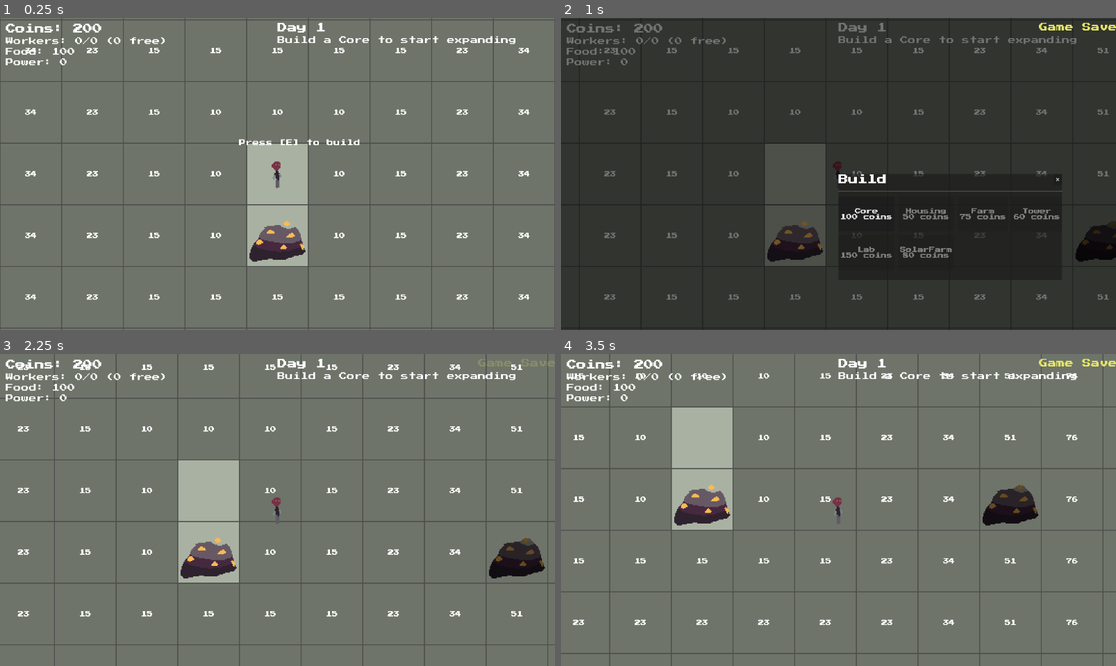
Above: before the commit, frames 1-4 (two rows, left to right).
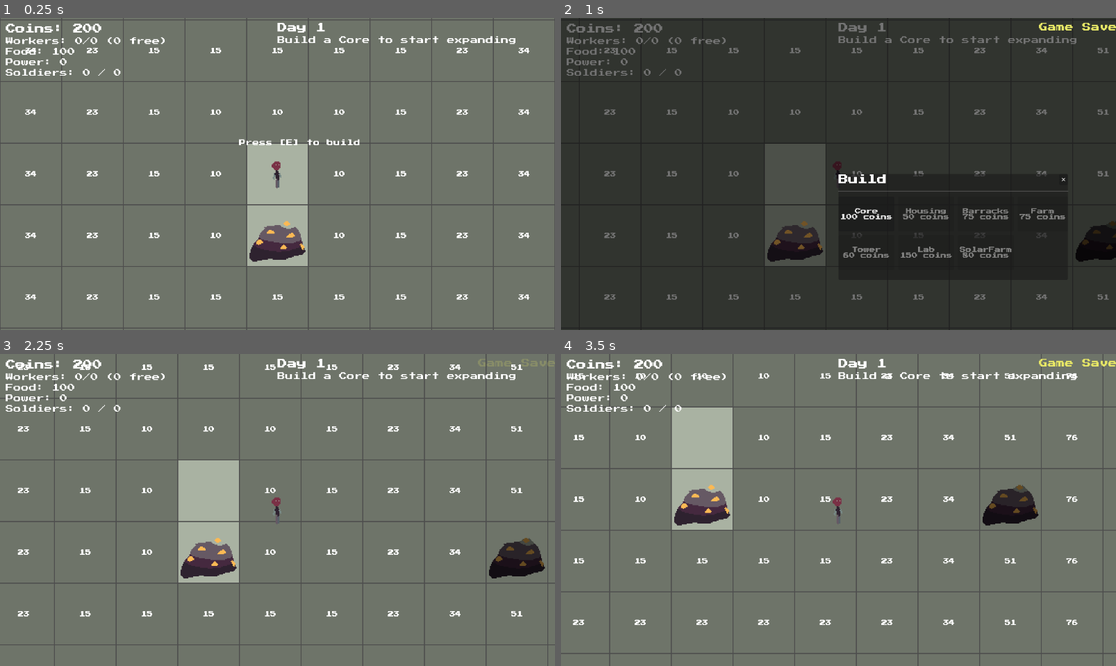
Above: after the commit, the same moments.

Repository: alecray/base-defense-game
Game: Godot game, scene res://scenes/main.tscn
Same seed, same stepped clock (60 frames per second), same inputs: the game is played once before the commit and once after it.
Inputs (mouse positions are in pixels of both pictures, inside the frame that each line leads up to):
- Up to frame 1 (0.25 s): no input
- Up to frame 2 (1 s): tap E at 0.5, 0.8 s; move the mouse to (960, 158) at 0.52 s; hold D from 0.53 s (still down); tap Z at 0.6 s; click (960, 158) at 0.67 s
- Up to frame 3 (2.25 s): release D at 1.25 s; click "✕" at 1.25 s; tap Space at 2 s; move the mouse to (166, 525) at 2.02 s; hold S from 2.03 s (still down); tap E at 2.1 s; click (166, 525) at 2.17 s
- Up to frame 4 (3.5 s): tap Z at 2.3, 2.85 s; move the mouse to (894, 441) at 2.77 s; release S at 2.78 s; hold D from 2.78 s (still down); click (894, 441) at 2.92 s; tap E at 3.05 s

The runs differ from the first frame. In frame 1, 0.2% of the frame differs, in the area x 1-22%, y 16-19%; in frame 2, 0.9%, in the area x 1-92%, y 16-77%; in frame 3, 0.2%; in frame 4, 0.2%.
Error before the commit: Invalid call. Nonexistent function 'is_fortified (via call)' in base 'Node2D (gold_mine.gd)'. (res://scripts/tile_grid.gd:266)
Error after the commit: Invalid call. Nonexistent function 'is_fortified (via call)' in base 'Node2D (gold_mine.gd)'. (res://scripts/tile_grid.gd:269)

Commit message:
Add Barracks building with soldier buy system. Soldiers have a cap set by Barracks count (5 per Barracks, 30 coins each); cap and count shown in HUD. Soldiers and building counts saved/loaded.
Co-Authored-By: Claude Sonnet 4.6 <noreply@anthropic.com>

Diff:
--- /dev/null
+++ b/prefabs/barracks.tscn
@@ -0,0 +1,15 @@
+[gd_scene format=4 uid="uid://dbarracks0001"]
+
+[ext_resource type="Script" path="res://scripts/barracks.gd" id="1_barracks"]
+
+[sub_resource type="SpriteFrames" id="SpriteFrames_barracks"]
+animations = [{
+"frames": [],
+"loop": true,
+"name": &"Idle",
+"speed": 1.0
+}]
+
+[node name="Barracks" type="AnimatedSprite2D"]
+sprite_frames = SubResource("SpriteFrames_barracks")
+script = ExtResource("1_barracks")
--- /dev/null
+++ b/scenes/barracks_ui.tscn
@@ -0,0 +1,6 @@
+[gd_scene format=4 uid="uid://dbarracksui01"]
+
+[ext_resource type="Script" path="res://scripts/barracks_ui.gd" id="1_barrui"]
+
+[node name="BarracksUI" type="CanvasLayer"]
+script = ExtResource("1_barrui")
--- a/scenes/main.tscn
+++ b/scenes/main.tscn
@@ -14,6 +14,7 @@
 [ext_resource type="PackedScene" path="res://scenes/dev_menu.tscn" id="7_devmenu"]
 [ext_resource type="Script" path="res://scripts/day_night_cycle.gd" id="13_daycycle"]
 [ext_resource type="PackedScene" path="res://scenes/lab_ui.tscn" id="14_labui"]
+[ext_resource type="PackedScene" path="res://scenes/barracks_ui.tscn" id="15_barrui"]
 
 [node name="Main" type="Node2D"]
 y_sort_enabled = true
@@ -35,6 +36,8 @@
 
 [node name="LabUI" parent="." instance=ExtResource("14_labui")]
 
+[node name="BarracksUI" parent="." instance=ExtResource("15_barrui")]
+
 [node name="DevMenu" parent="." instance=ExtResource("7_devmenu")]
 
 [node name="HUD" parent="." instance=ExtResource("4_hud")]
--- /dev/null
+++ b/scripts/barracks.gd
@@ -0,0 +1,6 @@
+extends "res://scripts/building_base.gd"
+
+func _ready() -> void:
+	max_hp = CONSTANTS.BARRACKS_MAX_HP
+	super._ready()
+	play("Idle")
--- /dev/null
+++ b/scripts/barracks_ui.gd
@@ -0,0 +1,142 @@
+extends CanvasLayer
+
+var _building: Node = null
+var _soldiers_label: Label
+var _buy_btn: Button
+var _fortify_btn: Button
+var _ui_root: Control
+
+func _ready() -> void:
+	add_to_group("barracks_ui")
+	process_mode = Node.PROCESS_MODE_ALWAYS
+	layer = 10
+	visible = false
+	_build_ui()
+	GameState.soldiers_changed.connect(_on_soldiers_changed)
+
+func _build_ui() -> void:
+	var root: Control = Control.new()
+	root.set_anchors_and_offsets_preset(Control.PRESET_FULL_RECT)
+	add_child(root)
+	_ui_root = root
+
+	var overlay: ColorRect = ColorRect.new()
+	overlay.color = Color(0.0, 0.0, 0.0, 0.55)
+	overlay.set_anchors_and_offsets_preset(Control.PRESET_FULL_RECT)
+	overlay.gui_input.connect(_on_overlay_input)
+	overlay.mouse_filter = Control.MOUSE_FILTER_STOP
+	root.add_child(overlay)
+
+	var panel: PanelContainer = PanelContainer.new()
+	panel.set_anchors_and_offsets_preset(Control.PRESET_CENTER)
+	panel.custom_minimum_size = Vector2(300.0, 210.0)
+	root.add_child(panel)
+
+	var vbox: VBoxContainer = VBoxContainer.new()
+	vbox.add_theme_constant_override("separation", 8)
+	panel.add_child(vbox)
+
+	var title_row: HBoxContainer = HBoxContainer.new()
+	vbox.add_child(title_row)
+
+	var title: Label = Label.new()
+	title.text = "Barracks"
+	title.size_flags_horizontal = Control.SIZE_EXPAND_FILL
+	title.add_theme_font_size_override("font_size", 20)
+	title_row.add_child(title)
+
+	var close_btn: Button = Button.new()
+	close_btn.text = "X"
+	close_btn.pressed.connect(_close)
+	title_row.add_child(close_btn)
+
+	var sep: HSeparator = HSeparator.new()
+	vbox.add_child(sep)
+
+	_soldiers_label = Label.new()
+	_soldiers_label.add_theme_font_size_override("font_size", 15)
+	_soldiers_label.add_theme_color_override("font_color", Color(0.9, 0.8, 0.6))
+	vbox.add_child(_soldiers_label)
+
+	var sep2: HSeparator = HSeparator.new()
+	vbox.add_child(sep2)
+
+	_buy_btn = Button.new()
+	_buy_btn.custom_minimum_size = Vector2(0.0, 48.0)
+	_buy_btn.pressed.connect(_on_buy_soldier)
+	vbox.add_child(_buy_btn)
+
+	var sep3: HSeparator = HSeparator.new()
+	vbox.add_child(sep3)
+
+	_fortify_btn = Button.new()
+	_fortify_btn.custom_minimum_size = Vector2(0.0, 40.0)
+	_fortify_btn.pressed.connect(_on_fortify)
+	vbox.add_child(_fortify_btn)
+
+func open_for_barracks(building_node: Node) -> void:
+	_building = building_node
+	_refresh()
+	visible = true
+
+func _refresh() -> void:
+	if _building == null:
+		return
+	var cap: int = GameState.get_soldier_cap()
+	_soldiers_label.text = "Soldiers: %d / %d  (+%d cap per Barracks)" % [GameState.soldiers, cap, CONSTANTS.BARRACKS_SOLDIER_BONUS]
+	_buy_btn.text = "Buy Soldier  (%d coins)" % CONSTANTS.SOLDIER_COST
+	_buy_btn.disabled = GameState.soldiers >= cap or GameState.coins < CONSTANTS.SOLDIER_COST
+	if bool(_building.call("is_fortified")):
+		_fortify_btn.text = "Fortified  (Shield: %d / %d)" % [int(_building.call("get_shield_hp")), CONSTANTS.SHIELD_MAX_HP]
+		_fortify_btn.disabled = true
+	else:
+		_fortify_btn.text = "Fortify  (%d coins)" % CONSTANTS.FORTIFY_COST
+		_fortify_btn.disabled = GameState.coins < CONSTANTS.FORTIFY_COST
+
+func _close() -> void:
+	visible = false
+	_building = null
+
+func _on_overlay_input(event: InputEvent) -> void:
+	if event is InputEventMouseButton and (event as InputEventMouseButton).pressed:
+		_close()
+
+func _on_buy_soldier() -> void:
+	if not GameState.buy_soldier():
+		var msg: String = "Soldier cap reached!" if GameState.coins >= CONSTANTS.SOLDIER_COST else "Not enough coins!"
+		_show_error(msg)
+		return
+	_refresh()
+
+func _on_fortify() -> void:
+	if _building == null:
+		return
+	if not bool(_building.call("fortify")):
+		_show_error("Not enough coins!")
+		return
+	_refresh()
+
+func _on_soldiers_changed(_count: int, _cap: int) -> void:
+	if visible:
+		_refresh()
+
+func _show_error(text: String) -> void:
+	var label: Label = Label.new()
+	label.text = text
+	label.add_theme_color_override("font_color", Color(1.0, 0.3, 0.3))
+	label.add_theme_font_size_override("font_size", 16)
+	label.set_anchors_preset(Control.PRESET_CENTER)
+	label.offset_top = 100.0
+	label.horizontal_alignment = HORIZONTAL_ALIGNMENT_CENTER
+	_ui_root.add_child(label)
+	var tween: Tween = create_tween()
+	tween.tween_property(label, "modulate:a", 0.0, 1.5).set_delay(0.5)
+	tween.tween_callback(label.queue_free)
+
+func _unhandled_input(event: InputEvent) -> void:
+	if not visible:
+		return
+	if event is InputEventKey:
+		var key_event: InputEventKey = event as InputEventKey
+		if key_event.pressed and not key_event.echo and key_event.physical_keycode == KEY_ESCAPE:
+			_close()
--- a/scripts/constants.gd
+++ b/scripts/constants.gd
@@ -9,6 +9,7 @@
 const BUILDING_COSTS: Dictionary = {
 	"Core": 100,
 	"Housing": 50,
+	"Barracks": 75,
 	"Farm": 75,
 	"Tower": 60,
 	"Lab": 150,
@@ -17,6 +18,11 @@
 
 ## Housing
 const HOUSING_WORKER_BONUS: int = 5
+
+## Barracks
+const BARRACKS_MAX_HP: int = 150
+const BARRACKS_SOLDIER_BONUS: int = 5
+const SOLDIER_COST: int = 30
 
 ## Building HP
 const CORE_MAX_HP: int = 500
--- a/scripts/game_state.gd
+++ b/scripts/game_state.gd
@@ -11,12 +11,14 @@
 var assigned_workers: int = 0
 var food: int = CONSTANTS.STARTING_FOOD
 var power: int = CONSTANTS.STARTING_POWER
+var soldiers: int = 0
 
 signal coins_changed(new_amount: int)
 signal building_placed(building_name: String)
 signal workers_changed(count: int, cap: int, free: int)
 signal food_changed(new_amount: int)
 signal power_changed(new_amount: int)
+signal soldiers_changed(count: int, cap: int)
 signal game_reset
 signal game_over
 signal research_completed(upgrade_id: String)
@@ -73,11 +75,25 @@
 func get_worker_cap() -> int:
 	return get_building_count("Housing") * CONSTANTS.HOUSING_WORKER_BONUS
 
+func get_soldier_cap() -> int:
+	return get_building_count("Barracks") * CONSTANTS.BARRACKS_SOLDIER_BONUS
+
+func buy_soldier() -> bool:
+	if soldiers >= get_soldier_cap():
+		return false
+	if not spend_coins(CONSTANTS.SOLDIER_COST):
+		return false
+	soldiers += 1
+	soldiers_changed.emit(soldiers, get_soldier_cap())
+	return true
+
 func record_building_placed(building_name: String) -> void:
 	building_counts[building_name] = building_counts.get(building_name, 0) + 1
 	building_placed.emit(building_name)
 	if building_name == "Housing":
 		workers_changed.emit(worker_count, get_worker_cap(), get_free_workers())
+	if building_name == "Barracks":
+		soldiers_changed.emit(soldiers, get_soldier_cap())
 
 func record_worker_hired() -> void:
 	worker_count += 1
@@ -104,6 +120,9 @@
 		building_counts[building_name] = count - 1
 	if building_name == "Housing":
 		workers_changed.emit(worker_count, get_worker_cap(), get_free_workers())
+	if building_name == "Barracks":
+		soldiers = mini(soldiers, get_soldier_cap())
+		soldiers_changed.emit(soldiers, get_soldier_cap())
 
 func start_research(upgrade_id: String) -> void:
 	lab_research_id = upgrade_id
@@ -149,8 +168,10 @@
 	lab_research_progress = 0.0
 	lab_upgrade_levels = {}
 	power = CONSTANTS.STARTING_POWER
+	soldiers = 0
 	game_reset.emit()
 	coins_changed.emit(coins)
 	food_changed.emit(food)
 	power_changed.emit(power)
+	soldiers_changed.emit(soldiers, get_soldier_cap())
 	workers_changed.emit(worker_count, get_worker_cap(), get_free_workers())
--- a/scripts/hud.gd
+++ b/scripts/hud.gd
@@ -6,6 +6,7 @@
 var _workers_label: Label
 var _food_label: Label
 var _power_label: Label
+var _soldiers_label: Label
 var _day_label: Label
 var _game_over_root: Control = null
 
@@ -36,6 +37,13 @@
 	_power_label.position = Vector2(12.0, 84.0)
 	add_child(_power_label)
 	GameState.power_changed.connect(_on_power_changed)
+
+	_soldiers_label = Label.new()
+	_soldiers_label.add_theme_font_size_override("font_size", 16)
+	_soldiers_label.text = "Soldiers: 0 / 0"
+	_soldiers_label.position = Vector2(12.0, 106.0)
+	add_child(_soldiers_label)
+	GameState.soldiers_changed.connect(_on_soldiers_changed)
 
 	_day_label = Label.new()
 	_day_label.add_theme_font_size_override("font_size", 20)
@@ -77,12 +85,16 @@
 func _on_power_changed(new_amount: int) -> void:
 	_power_label.text = "Power: %d" % new_amount
 
+func _on_soldiers_changed(count: int, cap: int) -> void:
+	_soldiers_label.text = "Soldiers: %d / %d" % [count, cap]
+
 func _on_day_changed(day: int) -> void:
 	_day_label.text = "Day %d" % day
 
 func _on_game_reset() -> void:
 	_day_label.text = "Day 1"
 	_power_label.text = "Power: 0"
+	_soldiers_label.text = "Soldiers: 0 / 0"
 	_core_prompt.visible = true
 	if _game_over_root != null:
 		_game_over_root.queue_free()
--- a/scripts/player.gd
+++ b/scripts/player.gd
@@ -41,7 +41,7 @@
 	var unlocked: bool = area.get_meta("tile_unlocked")
 	var has_building: bool = area.get_meta("tile_has_building")
 	var building_name: String = area.get_meta("tile_building") if area.has_meta("tile_building") else ""
-	if unlocked and has_building and building_name != "Core" and building_name != "Farm" and building_name != "Tower" and building_name != "Housing" and building_name != "GoldMine" and building_name != "Lab":
+	if unlocked and has_building and building_name != "Core" and building_name != "Farm" and building_name != "Tower" and building_name != "Housing" and building_name != "GoldMine" and building_name != "Lab" and building_name != "Barracks":
 		return false
 	if not unlocked:
 		if GameState.get_building_count("Core") == 0:
@@ -50,7 +50,7 @@
 		var grid_node: Node = get_tree().get_first_node_in_group("tile_grid")
 		var cost: int = int(grid_node.call("get_tile_cost", gp)) if grid_node != null else 0
 		_purchase_prompt.text = "Press [E] to purchase (%d coins)" % cost
-	elif building_name == "Core" or building_name == "Farm" or building_name == "Tower" or building_name == "Housing" or building_name == "GoldMine" or building_name == "Lab":
+	elif building_name == "Core" or building_name == "Farm" or building_name == "Tower" or building_name == "Housing" or building_name == "GoldMine" or building_name == "Lab" or building_name == "Barracks":
 		var display_name: String = "Gold Mine" if building_name == "GoldMine" else building_name
 		_purchase_prompt.text = "[E] to manage %s" % display_name
 	else:
@@ -74,7 +74,7 @@
 	var unlocked: bool = area.get_meta("tile_unlocked")
 	var has_building: bool = area.get_meta("tile_has_building")
 	var building_name: String = area.get_meta("tile_building") if area.has_meta("tile_building") else ""
-	if unlocked and has_building and building_name != "Core" and building_name != "Farm" and building_name != "Tower" and building_name != "Housing" and building_name != "GoldMine" and building_name != "Lab":
+	if unlocked and has_building and building_name != "Core" and building_name != "Farm" and building_name != "Tower" and building_name != "Housing" and building_name != "GoldMine" and building_name != "Lab" and building_name != "Barracks":
 		return false
 	var gp: Vector2i = area.get_meta("tile_gp")
 	if not unlocked:
@@ -127,6 +127,12 @@
 		if lab_ui != null and building_node != null:
 			lab_ui.call("open_for_lab", gp, building_node)
 		return true
+	elif building_name == "Barracks":
+		var barracks_ui: Node = get_tree().get_first_node_in_group("barracks_ui")
+		var building_node: Node = area.get_meta("tile_building_node") if area.has_meta("tile_building_node") else null
+		if barracks_ui != null and building_node != null:
+			barracks_ui.call("open_for_barracks", building_node)
+		return true
 	else:
 		var shop: Node = get_tree().get_first_node_in_group("shop_ui")
 		if shop != null:
--- a/scripts/save_manager.gd
+++ b/scripts/save_manager.gd
@@ -38,6 +38,7 @@
 	var cycle: Node = get_tree().get_first_node_in_group("day_night_cycle")
 	data["day"] = cycle.call("get_day") if cycle != null else 1
 	data["power"] = GameState.power
+	data["soldiers"] = GameState.soldiers
 	data["lab_research_id"] = GameState.lab_research_id
 	data["lab_research_progress"] = GameState.lab_research_progress
 	data["lab_upgrade_levels"] = GameState.lab_upgrade_levels.duplicate()
@@ -86,6 +87,7 @@
 		cycle.call("set_day", int(data.get("day", 1)))
 
 	GameState.power = int(data.get("power", 0))
+	GameState.soldiers = int(data.get("soldiers", 0))
 	GameState.lab_research_id = str(data.get("lab_research_id", ""))
 	GameState.lab_research_progress = float(data.get("lab_research_progress", 0.0))
 	GameState.lab_upgrade_levels = (data.get("lab_upgrade_levels", {}) as Dictionary).duplicate()
@@ -98,6 +100,7 @@
 	GameState.coins_changed.emit(GameState.coins)
 	GameState.food_changed.emit(GameState.food)
 	GameState.power_changed.emit(GameState.power)
+	GameState.soldiers_changed.emit(GameState.soldiers, GameState.get_soldier_cap())
 	GameState.workers_changed.emit(GameState.worker_count, GameState.get_worker_cap(), GameState.get_free_workers())
 	if GameState.get_building_count("Core") > 0:
 		GameState.building_placed.emit("Core")
--- a/scripts/tile_grid.gd
+++ b/scripts/tile_grid.gd
@@ -28,6 +28,7 @@
 const GOLD_MINE_SCENE: PackedScene = preload("res://prefabs/gold_mine.tscn")
 const LAB_SCENE: PackedScene = preload("res://prefabs/lab.tscn")
 const SOLAR_FARM_SCENE: PackedScene = preload("res://prefabs/solar_farm.tscn")
+const BARRACKS_SCENE: PackedScene = preload("res://prefabs/barracks.tscn")
 
 var _tiles: Dictionary = {}
 
@@ -196,6 +197,8 @@
 			scene = LAB_SCENE
 		"SolarFarm":
 			scene = SOLAR_FARM_SCENE
+		"Barracks":
+			scene = BARRACKS_SCENE
 		_:
 			return
 
@@ -331,6 +334,8 @@
 			scene = LAB_SCENE
 		"SolarFarm":
 			scene = SOLAR_FARM_SCENE
+		"Barracks":
+			scene = BARRACKS_SCENE
 		_:
 			return
 	tile.building = building_name
